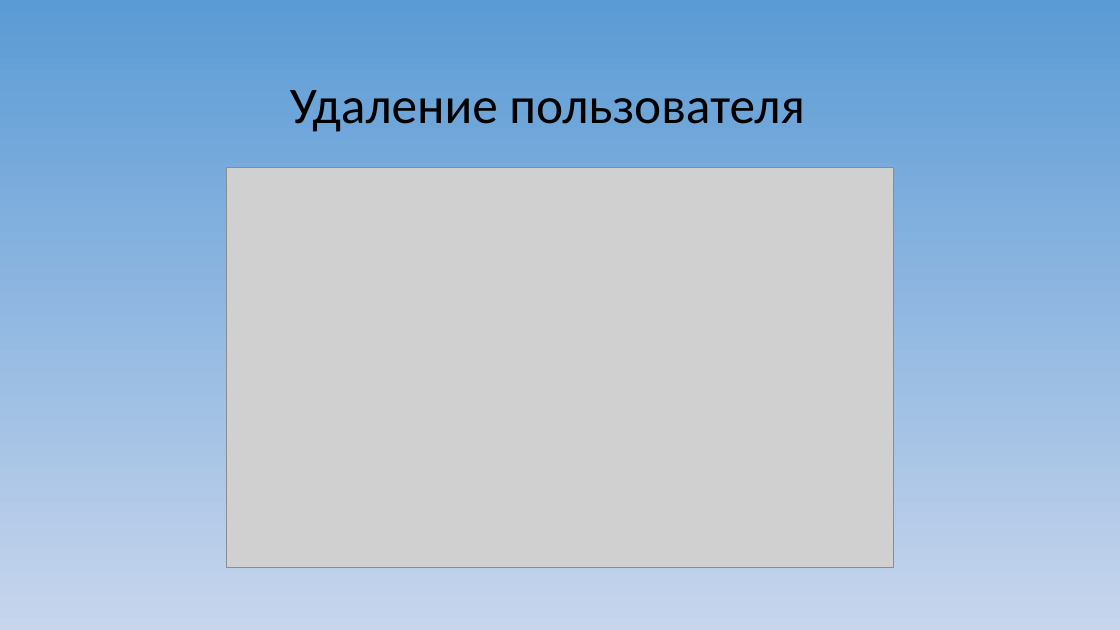
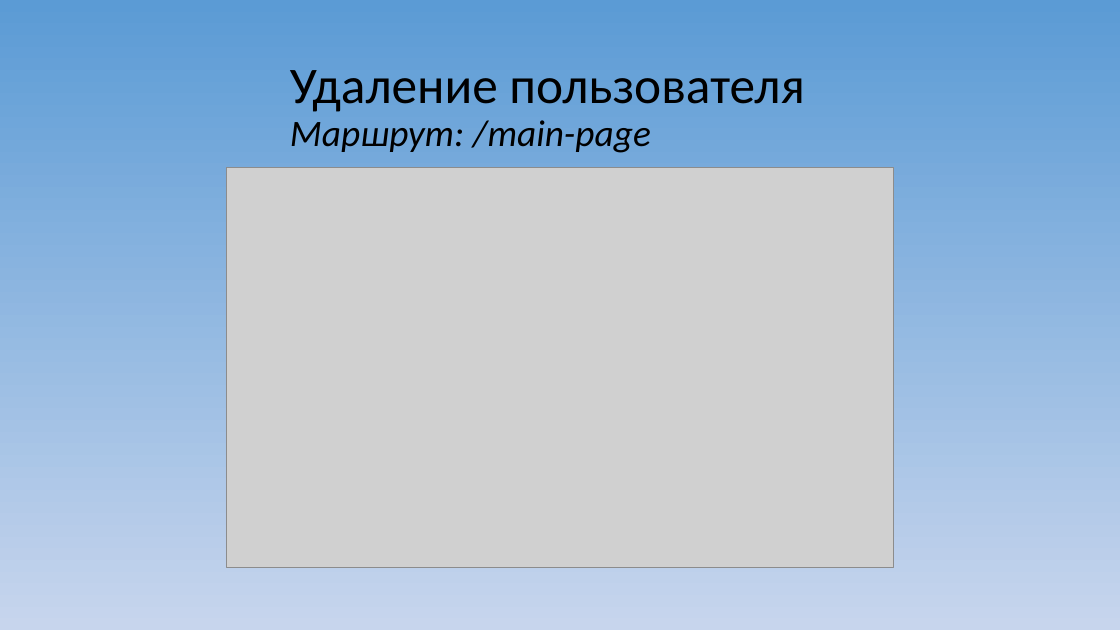
Before and after one commit to Solo322/VKspy, a slide deck: slide 6 of Макет приложения/VKSpy.ppt. Drawn at 1120x630 pixels with LibreOffice and Linux fonts; fonts in the diff are those of the drawing; grey boxes stand for pictures. Boxes give left, top, right and bottom in pixels: in the first picture for what was removed or moved away, otherwise in the second. Text is boxed around its words. In the diff, an @@ line names an element or a change of style, - is before the commit and + after.

```diff
--- a/Макет приложения/VKSpy.ppt
+++ b/Макет приложения/VKSpy.ppt
@@ title at [290,70,804,153]: text changed @@
-Удаление пользователя
+Удаление пользователя
+Маршрут: /main-page
```
Also in this commit, not shown: 6 other slides changed, 4 other files.
